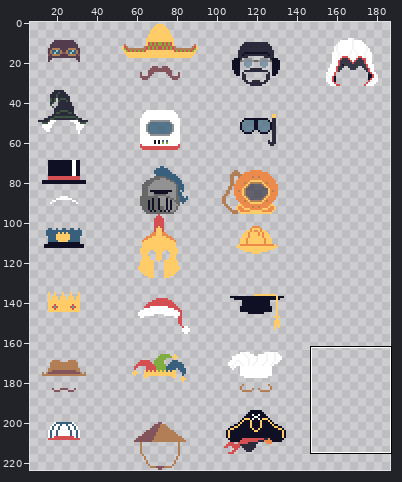
Sprite sheet, stored at game/assets/images/hats.png. The first picture is a wide view before the edit; the outline marks the close-up.
Close-up. Before the edit:
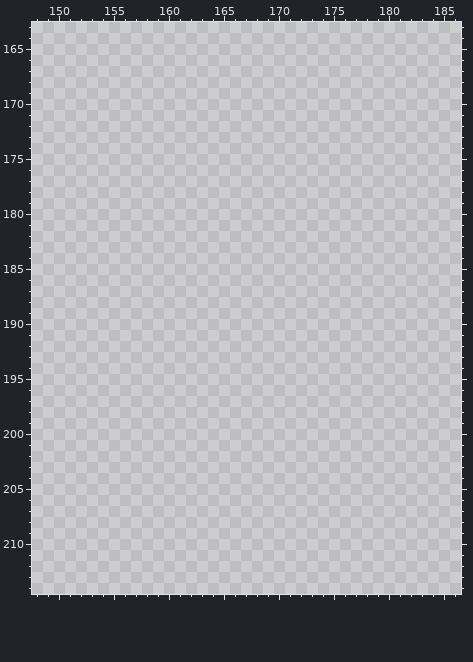
The file is 192x224 pixels. Shown: x 148..186, y 163..214. The wide view leaves out empty margins. The commit also changed other parts of the picture, which this record leaves out.
Palette (. is transparent): 
New version:
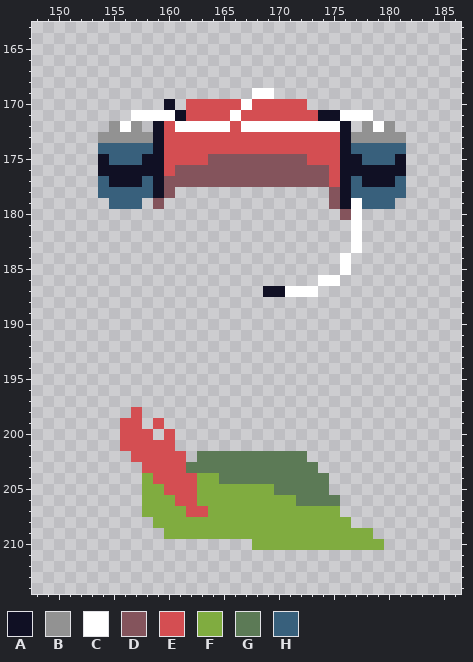
Colours new in this view: A #101024  B #929292  C #ffffff  D #84545c  E #d44e52  F #80ac40  G #5c7a56  H #38607c
From old to new:
Colour A now appears in row 170 at x 160; in row 171 at x 161 and 174 to 175; in rows 172 to 174 at x 159 and 176; in row 175 at x 154, 158 to 159, 176 to 177 and 181; in row 176 at x 154 to 159 and 176 to 181; in row 177 at x 155 to 157, 159, 176 and 178 to 180.
Colour A now appears in row 178 at x 159 and 176; in row 179 at x 176; in row 187 at x 169 to 170.
Colour B now appears in row 172 at x 155, 157, 178 and 180; in row 173 at x 154 to 158 and 177 to 181.
Colour C now appears in row 169 at x 168 to 169; in row 170 at x 167; in row 171 at x 157 to 160, 166 and 176 to 178; in row 172 at x 156, 161 to 165, 167 to 175 and 179; in rows 179 to 183 at x 177; in rows 184 to 185 at x 176.
Colour C now appears in row 186 at x 174 to 175; in row 187 at x 171 to 173.
Colour D now appears in row 175 at x 164 to 172; in row 176 at x 161 to 174; in row 177 at x 160 to 174; in row 178 at x 160 and 175; in row 179 at x 159 and 175; in row 180 at x 176.
Colour E now appears in row 170 at x 162 to 166 and 168 to 172; in row 171 at x 162 to 165 and 167 to 173; in row 172 at x 160 and 166; in rows 173 to 174 at x 160 to 175; in row 175 at x 160 to 163 and 173 to 175; in row 176 at x 160 and 175.
Colour E now appears in row 177 at x 175; in row 198 at x 157; in row 199 at x 156 to 157 and 159; in row 200 at x 156 to 158 and 160; in row 201 at x 156 to 160; in row 202 at x 157 to 161.
Colour E now appears in row 203 at x 158 to 161; in row 204 at x 159 to 162; in row 205 at x 160 to 162; in row 206 at x 161 to 162; in row 207 at x 162 to 163.
Colour F now appears in row 204 at x 158 and 163 to 164; in row 205 at x 158 to 159 and 163 to 169; in row 206 at x 158 to 160 and 163 to 171; in row 207 at x 158 to 161 and 164 to 175; in row 208 at x 159 to 176; in row 209 at x 160 to 178.
Colour F now appears in row 210 at x 168 to 179.
Colour G now appears in row 202 at x 163 to 172; in row 203 at x 162 to 173; in row 204 at x 165 to 174; in row 205 at x 170 to 174; in row 206 at x 172 to 175.
Colour H now appears in row 174 at x 154 to 158 and 177 to 181; in row 175 at x 155 to 157 and 178 to 180; in row 177 at x 154, 158, 177 and 181; in row 178 at x 154 to 158 and 177 to 181; in row 179 at x 155 to 157 and 178 to 180.
Boxes around the changes in both close-ups, in picture pixels (x1, y1, x2, y2):
added: (98, 88, 406, 297)
added: (120, 407, 384, 550)
